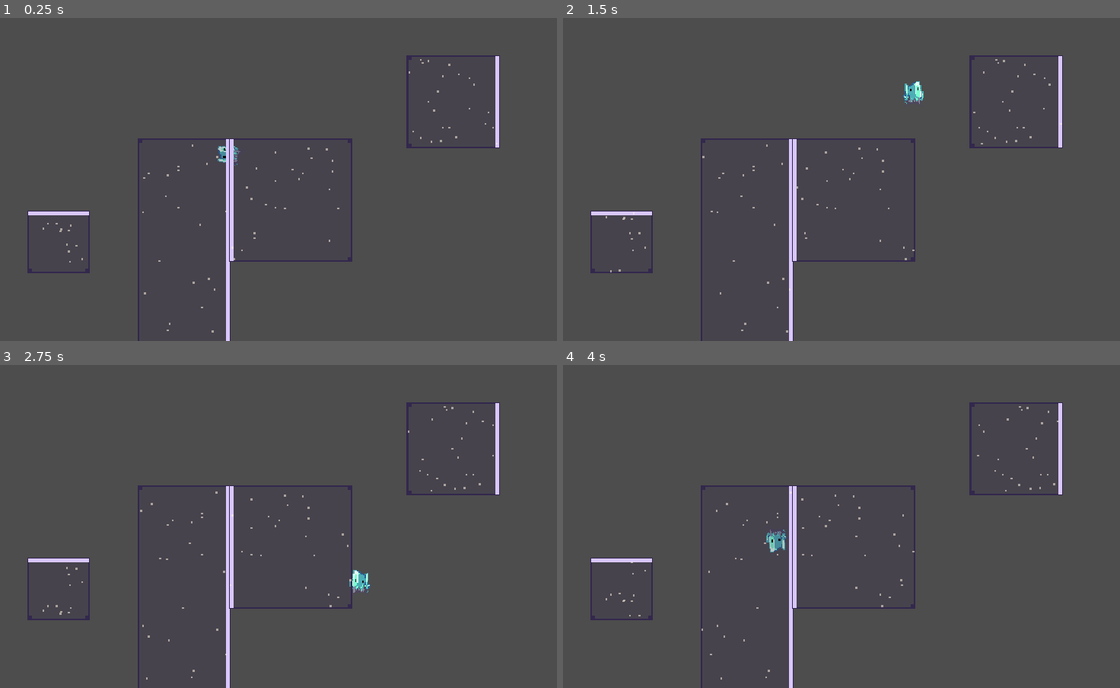
Above: before the commit, frames 1-4 (two rows, left to right).
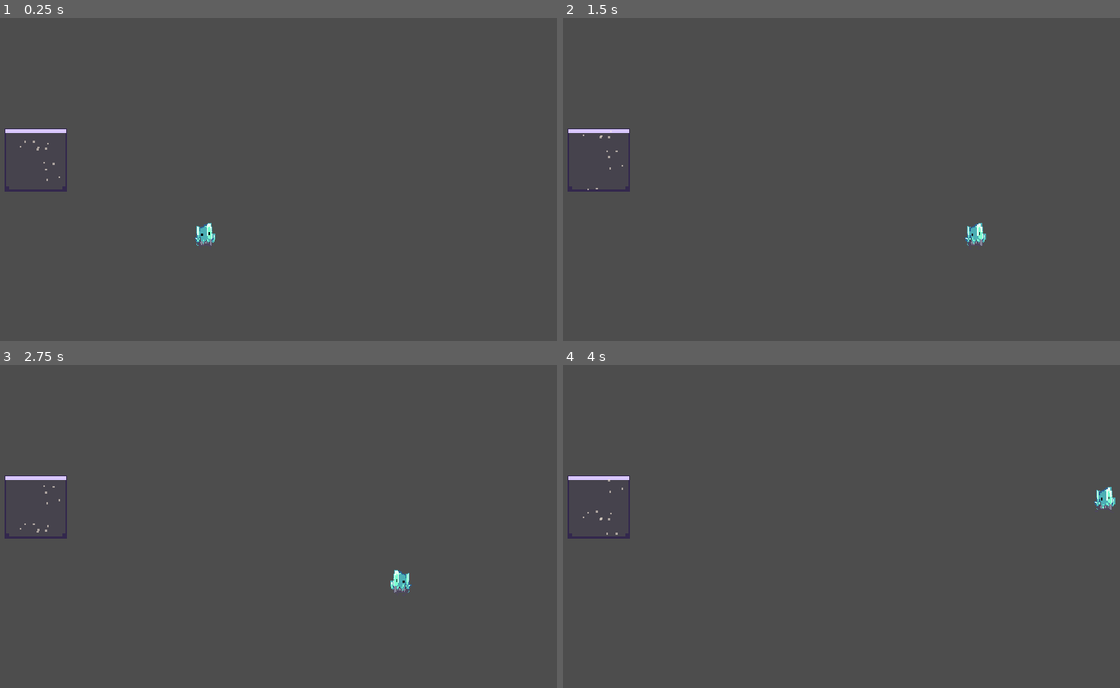
Above: after the commit, the same moments.

Repository: jmx2033/GRAVSWITCH
Game: Godot game, scene res://Scenes/game.tscn
The game is run twice, just before and just after one commit, with the same random seed, the same clock (stepped at 60 frames per second) and the same inputs. This scene is started directly instead of the project's main scene.
Inputs:
- Up to frame 1 (0.25 s): no input
- Up to frame 2 (1.5 s): hold D (move_right) from 0.53 s (still down); tap Space (jump) at 0.77 s
- Up to frame 3 (2.75 s): tap Space (jump) at 1.52 s; release D (move_right) at 2.03 s; hold A (move_left) from 2.03 s (still down)
- Up to frame 4 (4 s): release A (move_left) at 2.78 s; hold D (move_right) from 2.78 s (still down); tap Space (jump) at 3.02, 3.77 s

The runs differ from the first frame. In frame 1, 2.9% of the frame differs, in the area x 0-90%, y 11-100%; in frame 2, 3.0%; in frame 3, 3.0%; in frame 4, 3.0%, in the area x 0-100%, y 11-100%.

Commit message:
feat(level): 新增尖刺，使用占位素材[P1-2]
注：在level0加入了尖刺用作测试，可随时删除

Diff:
--- a/Scenes/game.tscn
+++ b/Scenes/game.tscn
@@ -2,6 +2,7 @@
 
 [ext_resource type="PackedScene" uid="uid://b11hj8ncr5db5" path="res://Scenes/player.tscn" id="1_ebmjs"]
 [ext_resource type="PackedScene" uid="uid://u7jbmkf7gqyg" path="res://Scenes/gravity_zone.tscn" id="2_qxrlw"]
+[ext_resource type="PackedScene" uid="uid://cnnosxglxyvx3" path="res://Scenes/spike.tscn" id="3_wrm1d"]
 
 [sub_resource type="RectangleShape2D" id="RectangleShape2D_2na5r"]
 size = Vector2(765, 29)
@@ -38,23 +39,11 @@
 shape = SubResource("RectangleShape2D_sam6v")
 
 [node name="Player" parent="." unique_id=1085382721 instance=ExtResource("1_ebmjs")]
-position = Vector2(294, 106)
+position = Vector2(270, 210)
 
 [node name="GravityZone" parent="." unique_id=285377863 instance=ExtResource("2_qxrlw")]
-position = Vector2(84, 224)
+position = Vector2(60, 138)
 size_in_tiles = Vector2i(2, 2)
 
-[node name="GravityZone2" parent="." unique_id=37853669 instance=ExtResource("2_qxrlw")]
-position = Vector2(200, 148)
-direction = 1
-size_in_tiles = Vector2i(3, 8)
-
-[node name="GravityZone3" parent="." unique_id=1292054527 instance=ExtResource("2_qxrlw")]
-position = Vector2(296, 148)
-direction = 3
-size_in_tiles = Vector2i(4, 4)
-
-[node name="GravityZone4" parent="." unique_id=998343648 instance=ExtResource("2_qxrlw")]
-position = Vector2(483, 61)
-direction = 1
-size_in_tiles = Vector2i(3, 3)
+[node name="Spike" parent="." unique_id=1755118528 instance=ExtResource("3_wrm1d")]
+position = Vector2(406, 247)
--- a/Scenes/level_0.tscn
+++ b/Scenes/level_0.tscn
@@ -3,15 +3,16 @@
 [ext_resource type="TileSet" uid="uid://dpphdnueb46dl" path="res://Scenes/tileset_cave.tres" id="1_m0b12"]
 [ext_resource type="PackedScene" uid="uid://b11hj8ncr5db5" path="res://Scenes/player.tscn" id="2_8ryqv"]
 [ext_resource type="PackedScene" uid="uid://u7jbmkf7gqyg" path="res://Scenes/gravity_zone.tscn" id="2_31js7"]
+[ext_resource type="PackedScene" uid="uid://cnnosxglxyvx3" path="res://Scenes/spike.tscn" id="4_pspvu"]
 
 [node name="Level0" type="Node2D" unique_id=2016033085]
 
 [node name="Terrain" type="TileMapLayer" parent="." unique_id=506487372]
-tile_map_data = PackedByteArray("AAABAAAAAQAAAAEAAGACAAAAAQA …(208 unchanged characters)… AAAEAAGAQAAAAAQAAAAEAAGARAAAAAQAAAAEAAGASAAAAAQAAAAEAAGAAAAEAAQAAAAEAADAAAAIAAQAAAAEAADAAAAMAAQA …(635 unchanged characters)…
+tile_map_data = PackedByteArray("AAABAAAAAQAAAAEAAGACAAAAAQA …(208 unchanged characters)… AAAEAAGAQAAAAAQAAAAEAAGARAAAAAQAAAAEAAGAAAAEAAQAAAAEAADAAAAIAAQAAAAEAADAAAAMAAQA …(635 unchanged characters)…
 tile_set = ExtResource("1_m0b12")
 
 [node name="Deco" type="TileMapLayer" parent="." unique_id=1145484285]
-tile_map_data = PackedByteArray("AAACAAgAAQAAAAAAAAACAAkAAQA …(2496 unchanged characters)… AAAAAAAAIAAoAAQAAAAAAAAAJAAoAAQAAAAAAAAA=")
+tile_map_data = PackedByteArray("AAACAAgAAQAAAAAAAAACAAkAAQA …(2496 unchanged characters)… AAAAAAAAIAAoAAQAAAAAAAAAJAAoAAQAAAAAAAAASAAAAAQAAAAAAAAA=")
 tile_set = ExtResource("1_m0b12")
 collision_enabled = false
 
@@ -26,3 +27,6 @@
 
 [node name="Player" parent="." unique_id=1085382721 instance=ExtResource("2_8ryqv")]
 position = Vector2(50, 300)
+
+[node name="Spike" parent="." unique_id=1755118528 instance=ExtResource("4_pspvu")]
+position = Vector2(169, 242)
--- a/project.godot
+++ b/project.godot
@@ -11,7 +11,7 @@
 [application]
 
 config/name="GRAVSWITCH"
-run/main_scene="res://Scenes/main.tscn"
+run/main_scene="uid://cohl7m1fxjefw"
 config/features=PackedStringArray("4.7", "GL Compatibility")
 config/icon="res://icon.svg"
 
Not shown, changed: docs/01_重力_核心机制与切片.md
Not shown, changed: docs/03_四关设计.md
